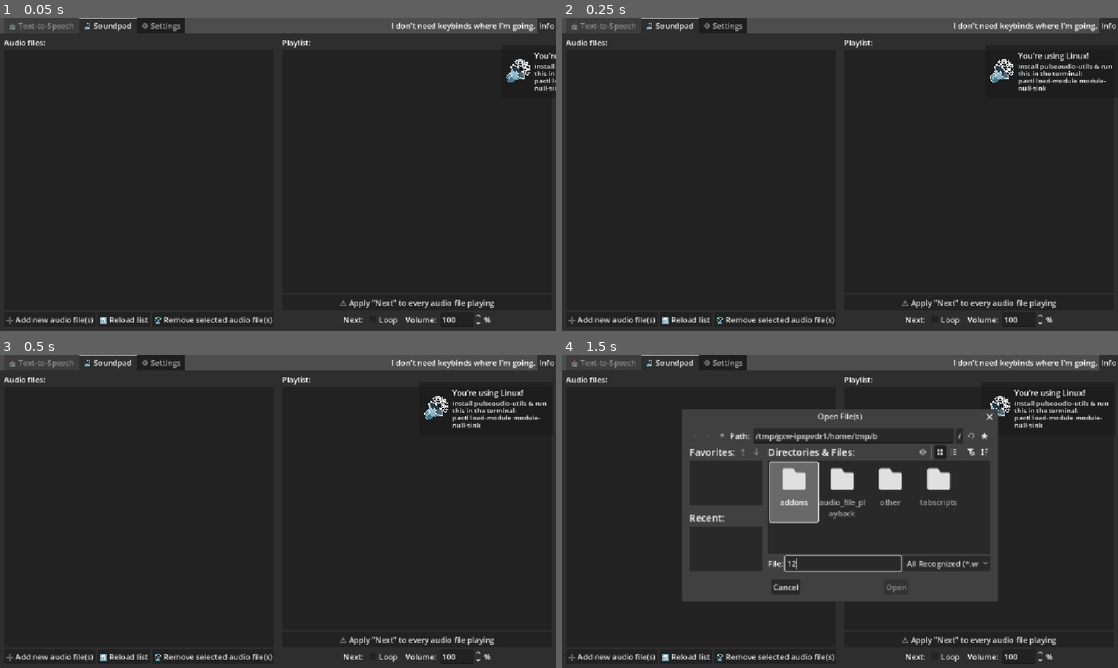
Above: before the commit, frames 1-4 (two rows, left to right).
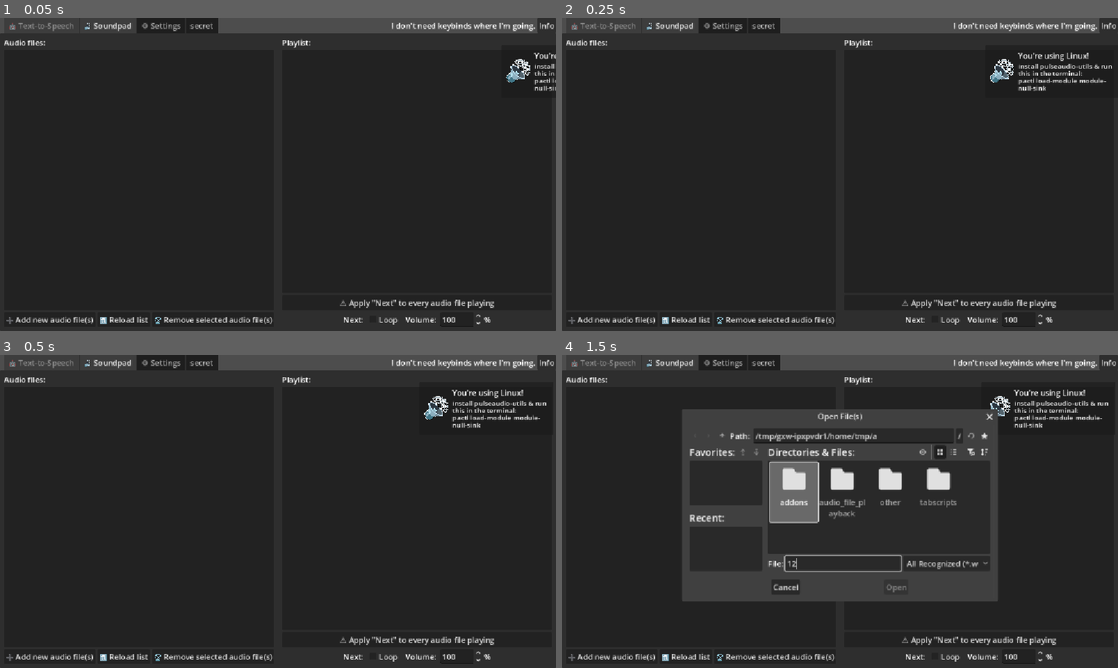
Above: after the commit, the same moments.

Repository: greg0rygreg/SoundsEz
Game: Godot game, scene res://main.tscn
The game is run twice, just before and just after one commit, with the same random seed, the same clock (stepped at 60 frames per second) and the same inputs. Sound files missing from this copy of the repository are replaced by a short silence.
Inputs (mouse positions are in pixels of both pictures, inside the frame that each line leads up to):
- Up to frame 1 (0.05 s): no input
- Up to frame 2 (0.25 s): no input
- Up to frame 3 (0.5 s): no input
- Up to frame 4 (1.5 s): click "➕ Add new audio file(s)" at 0.5 s; click (845, 564) at 1.27 s; type "12" at 1.35 s

The runs differ from the first frame. In frame 1, 0.3% of the frame differs, in the area x 14-40%, y 0-5%; in frame 2, 0.3%; in frame 3, 0.3%; in frame 4, 0.3%, in the area x 14-57%, y 0-27%.

Commit message:
fix output detection

Diff:
--- a/tabscripts/brain.gd
+++ b/tabscripts/brain.gd
@@ -48,7 +48,7 @@
   })
 
   # no outputs
-  if len(outputs) != 0:
+  if len(outputs) > 1:
     for out in outputs:
       tabs.get_node("sets/vercont/outs").add_item(out)
     tabs.get_node("sets/vercont/outs").disabled = false
